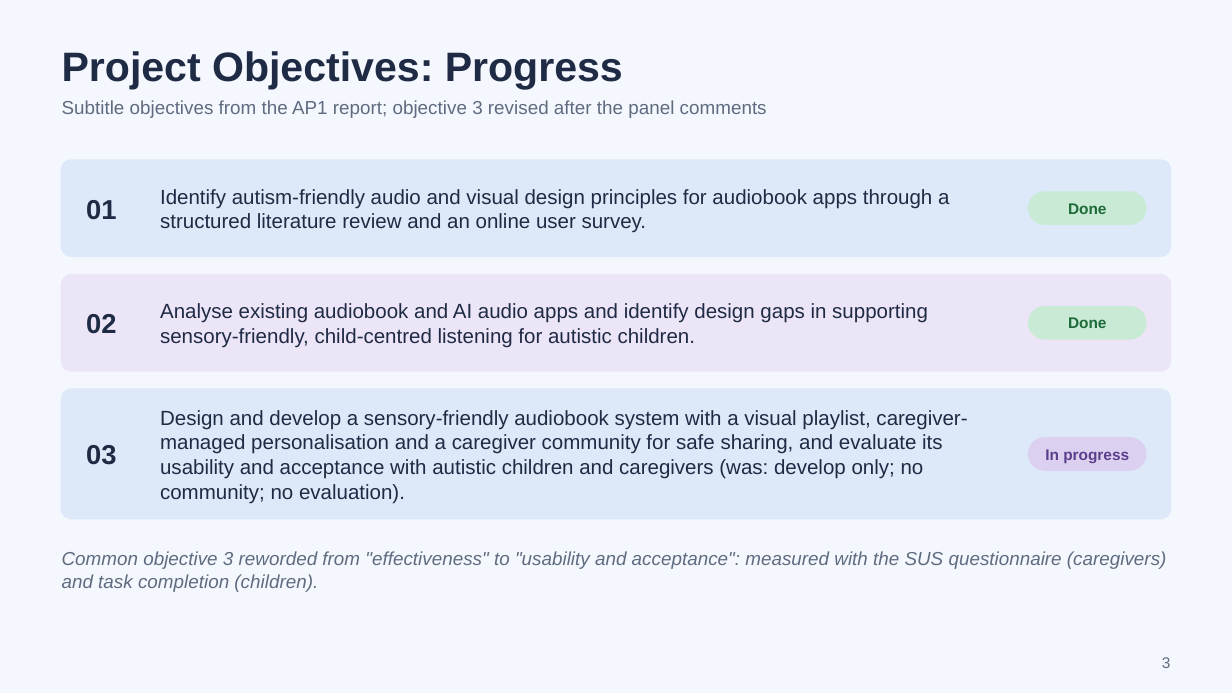
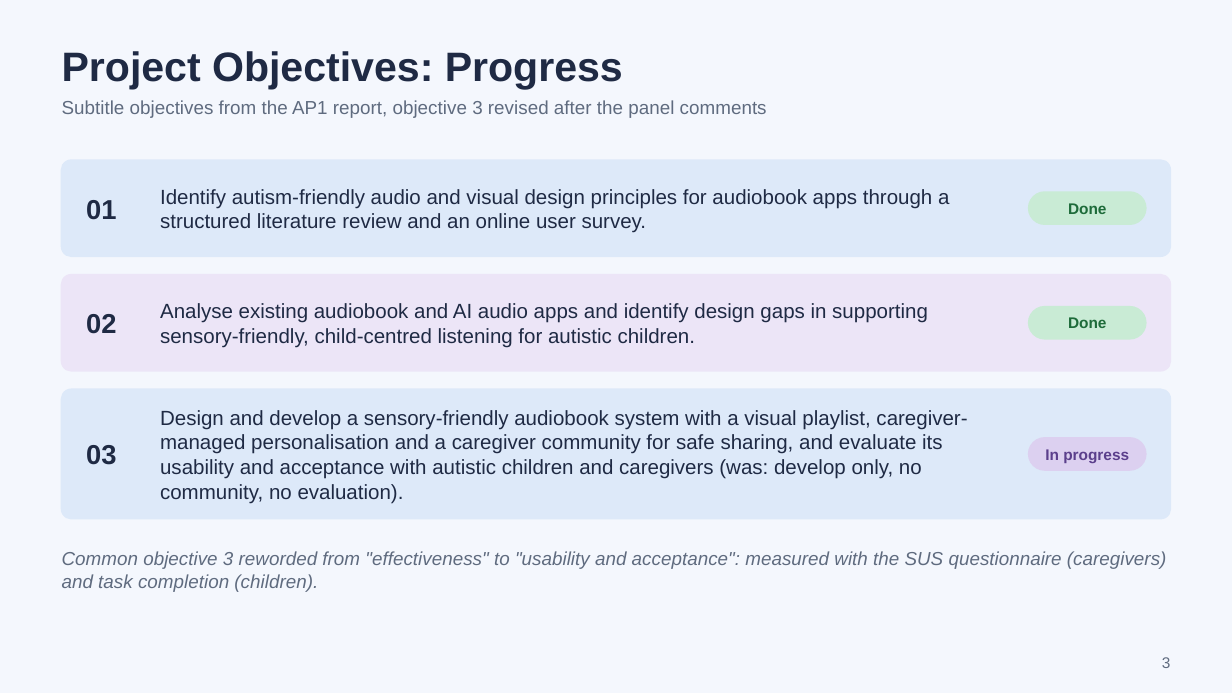
Before and after one commit to scz912/autism_audiobook, a slide deck: slide 3 of deliverables/Visual_Playlist_AP2_Progress.pptx. Drawn at 1232x693 pixels with LibreOffice and Linux fonts; fonts in the diff are those of the drawing. Boxes give left, top, right and bottom in pixels: in the first picture for what was removed or moved away, otherwise in the second. Text is boxed around its words. In the diff, an @@ line names an element or a change of style, - is before the commit and + after.

```diff
--- a/deliverables/Visual_Playlist_AP2_Progress.pptx
+++ b/deliverables/Visual_Playlist_AP2_Progress.pptx
@@ text at box(62, 100, 767, 118): text changed @@
-Subtitle objectives from the AP1 report; objective 3 revised after the panel comments
+Subtitle objectives from the AP1 report, objective 3 revised after the panel comments
@@ text at box(160, 410, 967, 504): text changed @@
-Design and develop a sensory-friendly audiobook system with a visual playlist, caregiver-managed personalisation and a caregiver community for safe sharing, and evaluate its usability and acceptance with autistic children and caregivers (was: develop only; no community; no evaluation).
+Design and develop a sensory-friendly audiobook system with a visual playlist, caregiver-managed personalisation and a caregiver community for safe sharing, and evaluate its usability and acceptance with autistic children and caregivers (was: develop only, no community, no evaluation).
```
Also in this commit, not shown: 15 other slides changed.
